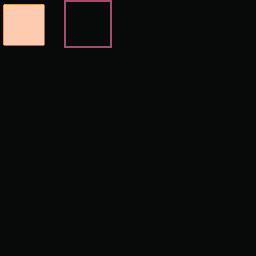
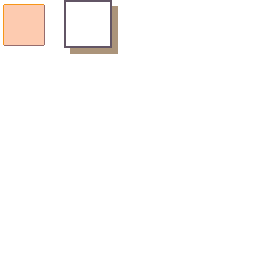
Two versions of the same layered image (256 x 256). Layer-by-layer changes:
painted on "Paint Layer 3" over [0,0,128,176]
painted on "Paint Layer 2" over [0,0,128,177]
hid "Background", painted on it over [0,0,256,256]
